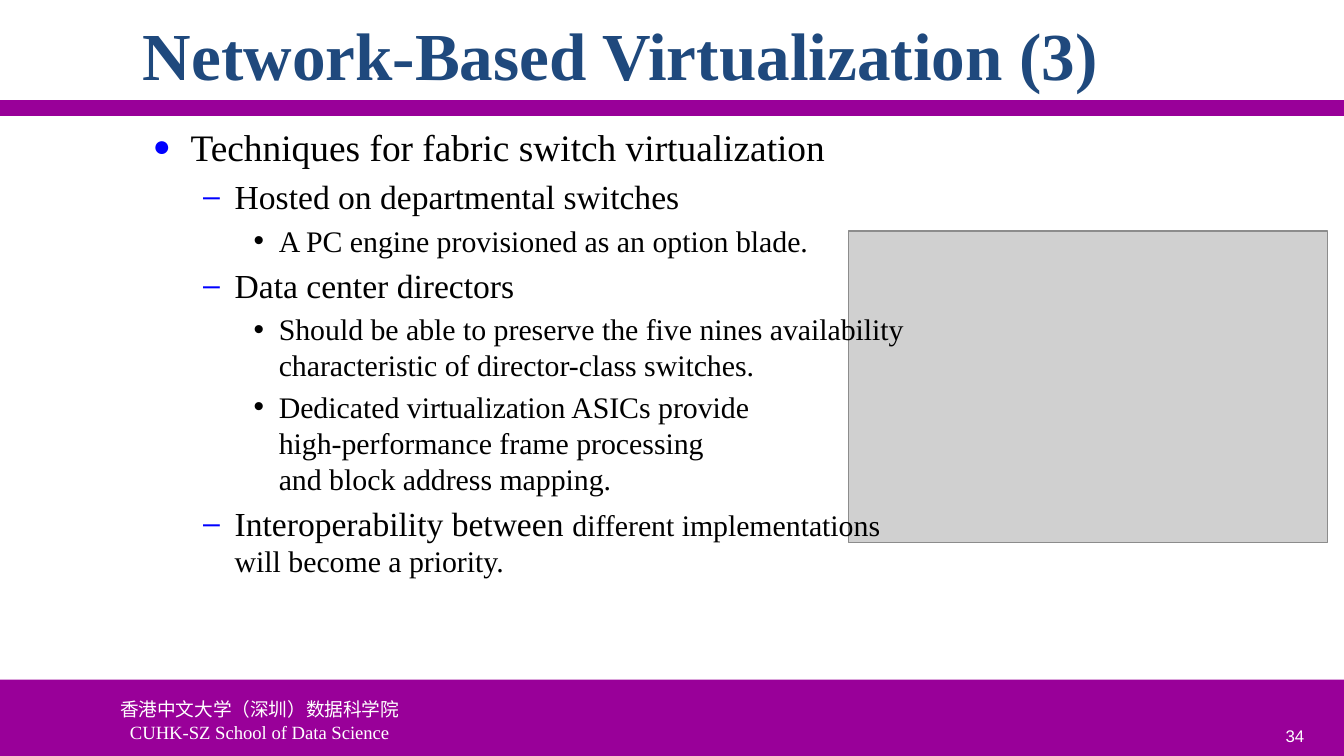
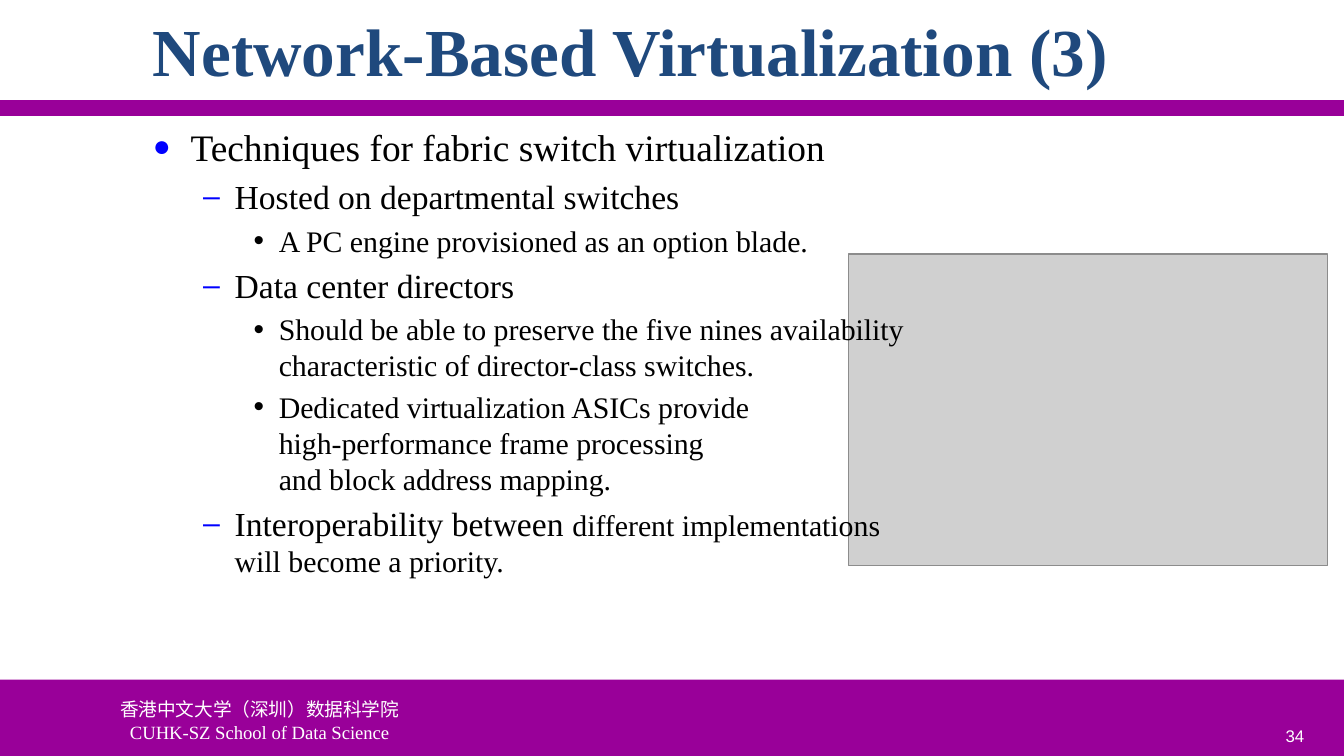
Before and after one commit to ychung1103/ychung1103.github.io, a slide deck: slide 34 of Slides/CSC6103/VT-05 Storage Virtualization.pptx. Drawn at 1344x756 pixels with LibreOffice and Linux fonts; fonts in the diff are those of the drawing; grey boxes stand for pictures; background and template pictures are left out. Boxes give left, top, right and bottom in pixels: in the first picture for what was removed or moved away, otherwise in the second. Text is boxed around its words. In the diff, an @@ line names an element or a change of style, - is before the commit and + after.

```diff
--- a/Slides/CSC6103/VT-05 Storage Virtualization.pptx
+++ b/Slides/CSC6103/VT-05 Storage Virtualization.pptx
@@ title "Network-Based Virtualization (3)" moved from (x1=143, y1=33, x2=1097, y2=93) to (x1=153, y1=29, x2=1107, y2=89) @@
@@ picture moved from (x1=848, y1=231, x2=1328, y2=543) to (x1=848, y1=254, x2=1328, y2=566) @@
```
Also in this commit, not shown: 97 other slides changed, 2 other files.
